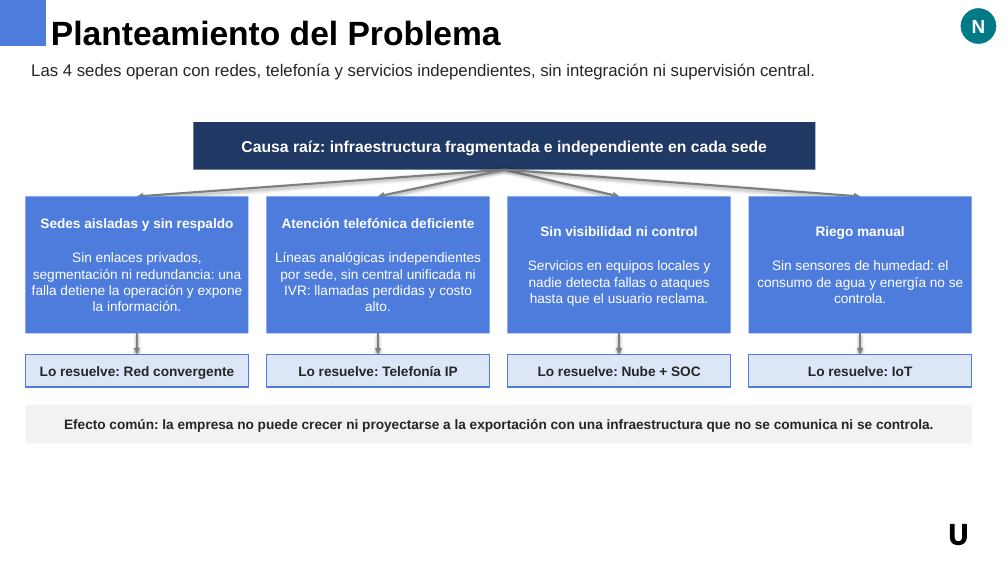
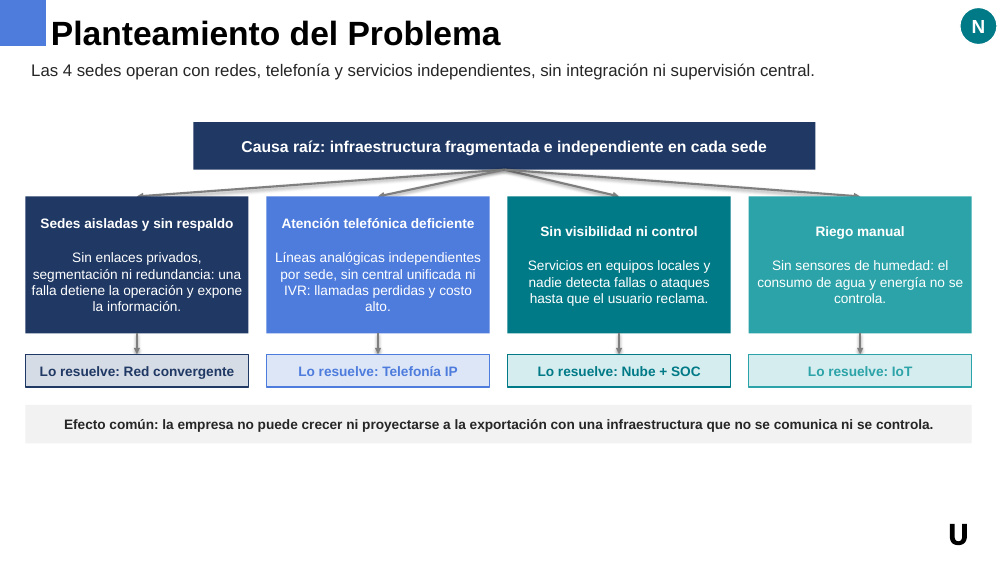
Before and after one commit to erickfranciscobasulto-bit/Proyecto-de-titulo, a slide deck: slide 4 of entrega/Presentacion_Final_Agroprodel_Definitiva_v2.pptx. Drawn at 1008x567 pixels with LibreOffice and Linux fonts; fonts in the diff are those of the drawing; background and template pictures are left out. Boxes give left, top, right and bottom in pixels: in the first picture for what was removed or moved away, otherwise in the second. Text is boxed around its words. In the diff, an @@ line names an element or a change of style, - is before the commit and + after.

```diff
--- a/entrega/Presentacion_Final_Agroprodel_Definitiva_v2.pptx
+++ b/entrega/Presentacion_Final_Agroprodel_Definitiva_v2.pptx
@@ rectangle "Sedes aisladas y sin respaldo" at <box>25,197,248,333</box>: fill #4E7CDD to #1F3864 @@
@@ rectangle "Sin visibilidad ni control" at <box>507,197,730,333</box>: fill #4E7CDD to #007A87 @@
@@ rectangle "Riego manual" at <box>749,197,972,333</box>: fill #4E7CDD to #2BA3A8 @@
@@ rectangle "Lo resuelve: Red convergente" at <box>25,355,248,387</box>: text colour #262626 to #1F3864; fill #DCE6F7 to #D6DCE5; outline #4E7CDD 1.25 pt to #1F3864 1.25 pt @@
@@ rectangle "Lo resuelve: Telefonía IP" at <box>266,355,489,387</box>: text colour #262626 to #4E7CDD @@
@@ rectangle "Lo resuelve: Nube + SOC" at <box>507,355,730,387</box>: text colour #262626 to #007A87; fill #DCE6F7 to #D5EDEF; outline #4E7CDD 1.25 pt to #007A87 1.25 pt @@
@@ rectangle "Lo resuelve: IoT" at <box>749,355,972,387</box>: text colour #262626 to #2BA3A8; fill #DCE6F7 to #D5EDEF; outline #4E7CDD 1.25 pt to #2BA3A8 1.25 pt @@
```
